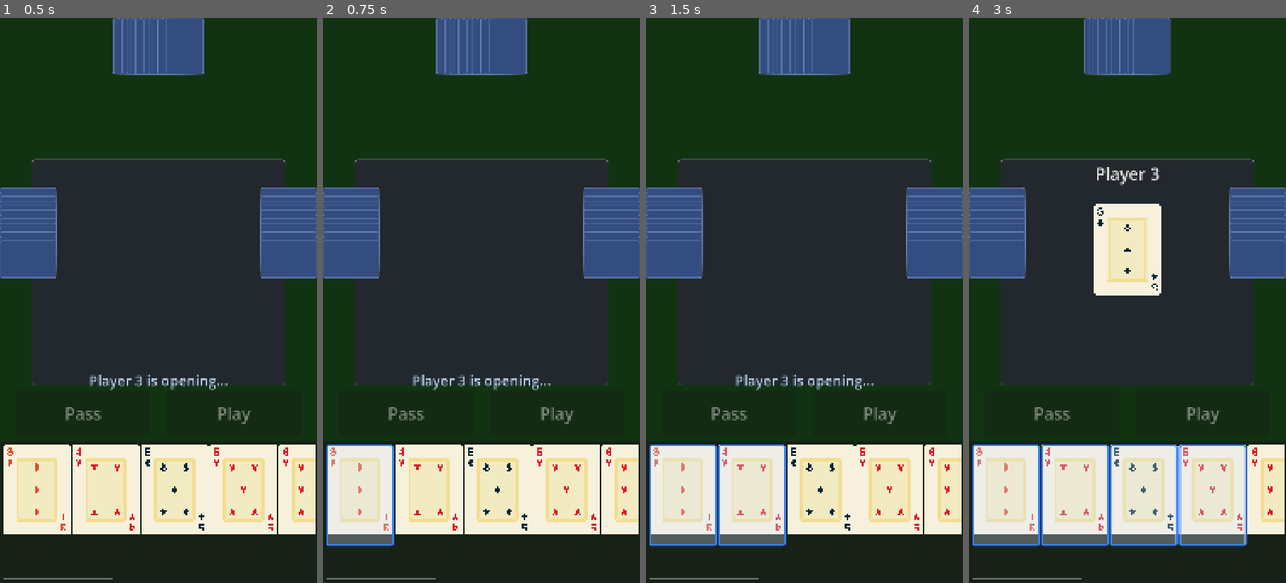
Above: before the commit, frames 1-4 (left to right).
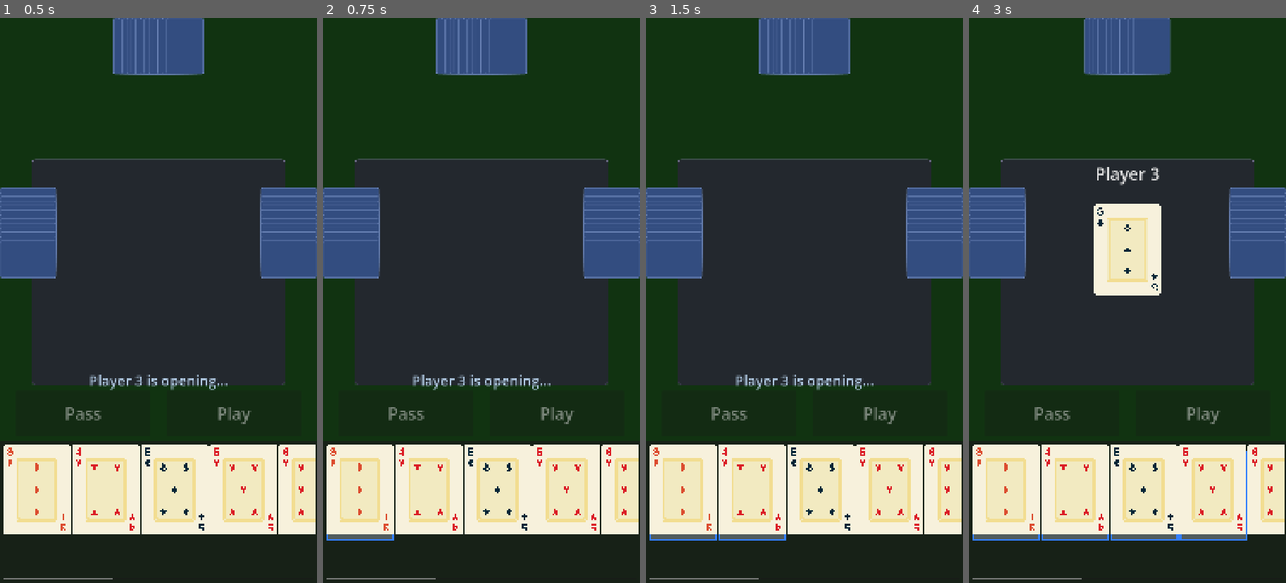
Above: after the commit, the same moments.

Repository: binhrobles/thirteen
Game: Godot game, scene res://scenes/main.tscn
The game is run twice, just before and just after one commit, with the same random seed, the same clock (stepped at 60 frames per second) and the same inputs.
Inputs (mouse positions are in pixels of both pictures, inside the frame that each line leads up to):
- Up to frame 1 (0.5 s): no input
- Up to frame 2 (0.75 s): tap Enter at 0.5 s; move the mouse to (361, 498) at 0.52 s; click (361, 498) at 0.67 s
- Up to frame 3 (1.5 s): tap Space at 1.25 s; move the mouse to (750, 498) at 1.27 s; click (750, 498) at 1.42 s
- Up to frame 4 (3 s): tap Enter at 2 s; move the mouse to (1143, 498) at 2.02 s; click (1143, 498) at 2.17 s; tap Space at 2.75 s; move the mouse to (1213, 498) at 2.77 s; click (1213, 498) at 2.92 s

Frame 1 is identical in both runs. In frame 2, 0.9% of the frame differs, in the area x 1-23%, y 75-94%; in frame 3, 1.9%; in frame 4, 4.4%, in the area x 1-88%, y 75-94%.

Commit message:
Fix selection overlay alignment using custom draw
Replaced Panel-based selection overlay with custom _draw() method
that calculates exact card bounds. Selection border now perfectly
aligns with cards regardless of aspect ratio or container size.

Co-Authored-By: Claude Sonnet 4.5 <noreply@anthropic.com>

Diff:
--- a/scripts/card_sprite.gd
+++ b/scripts/card_sprite.gd
@@ -6,8 +6,7 @@
 var card: Card
 var is_selected: bool = false
 
-@onready var texture_rect: TextureRect
-@onready var selection_panel: Panel
+var texture_rect: TextureRect
 
 ## Card dimensions as percentage of viewport height (mobile-friendly)
 ## On a 844px tall phone (iPhone 14), 18% = ~152px height
@@ -52,27 +51,6 @@
 	texture_rect.texture_filter = CanvasItem.TEXTURE_FILTER_NEAREST  # Crisp pixels
 	texture_rect.mouse_filter = Control.MOUSE_FILTER_IGNORE
 	add_child(texture_rect)
-
-	# Create selection panel (overlay for selection highlight)
-	selection_panel = Panel.new()
-	selection_panel.anchor_right = 1.0
-	selection_panel.anchor_bottom = 1.0
-	selection_panel.mouse_filter = Control.MOUSE_FILTER_IGNORE
-
-	var style_box := StyleBoxFlat.new()
-	style_box.bg_color = Color.TRANSPARENT
-	style_box.border_color = Color.TRANSPARENT
-	style_box.border_width_left = 0
-	style_box.border_width_right = 0
-	style_box.border_width_top = 0
-	style_box.border_width_bottom = 0
-	style_box.corner_radius_top_left = 8
-	style_box.corner_radius_top_right = 8
-	style_box.corner_radius_bottom_left = 8
-	style_box.corner_radius_bottom_right = 8
-
-	selection_panel.add_theme_stylebox_override("panel", style_box)
-	add_child(selection_panel)
 
 
 func setup(p_card: Card) -> void:
@@ -148,25 +126,45 @@
 func set_selected(selected: bool) -> void:
 	"""Toggle selected state with visual feedback"""
 	is_selected = selected
+	queue_redraw()  # Trigger _draw() to redraw the selection border
 
-	var style_box: StyleBoxFlat = selection_panel.get_theme_stylebox("panel")
 
-	if is_selected:
-		# Add glowing blue border and tint
-		style_box.border_color = SELECTED_BORDER_COLOR
-		style_box.border_width_left = SELECTED_BORDER_WIDTH
-		style_box.border_width_right = SELECTED_BORDER_WIDTH
-		style_box.border_width_top = SELECTED_BORDER_WIDTH
-		style_box.border_width_bottom = SELECTED_BORDER_WIDTH
-		style_box.bg_color = SELECTED_BG_TINT
+func _draw() -> void:
+	"""Draw selection highlight if selected"""
+	if not is_selected:
+		return
+
+	# Calculate actual card bounds (texture is aspect-fit within container)
+	var container_size := size
+	var texture_aspect := 96.0 / 128.0  # Card aspect ratio (width/height)
+	var container_aspect := container_size.x / container_size.y
+
+	var card_rect: Rect2
+	if container_aspect > texture_aspect:
+		# Container is wider - card is limited by height
+		var card_width := container_size.y * texture_aspect
+		var x_offset := (container_size.x - card_width) / 2.0
+		card_rect = Rect2(x_offset, 0, card_width, container_size.y)
 	else:
-		# Reset to transparent
-		style_box.border_color = Color.TRANSPARENT
-		style_box.border_width_left = 0
-		style_box.border_width_right = 0
-		style_box.border_width_top = 0
-		style_box.border_width_bottom = 0
-		style_box.bg_color = Color.TRANSPARENT
+		# Container is taller - card is limited by width
+		var card_height := container_size.x / texture_aspect
+		var y_offset := (container_size.y - card_height) / 2.0
+		card_rect = Rect2(0, y_offset, container_size.x, card_height)
+
+	# Draw selection border
+	draw_rect(card_rect, SELECTED_BG_TINT, true, -1)  # Background tint
+
+	# Draw border as rectangles
+	var border_width := float(SELECTED_BORDER_WIDTH)
+
+	# Top border
+	draw_rect(Rect2(card_rect.position.x, card_rect.position.y, card_rect.size.x, border_width), SELECTED_BORDER_COLOR)
+	# Bottom border
+	draw_rect(Rect2(card_rect.position.x, card_rect.position.y + card_rect.size.y - border_width, card_rect.size.x, border_width), SELECTED_BORDER_COLOR)
+	# Left border
+	draw_rect(Rect2(card_rect.position.x, card_rect.position.y, border_width, card_rect.size.y), SELECTED_BORDER_COLOR)
+	# Right border
+	draw_rect(Rect2(card_rect.position.x + card_rect.size.x - border_width, card_rect.position.y, border_width, card_rect.size.y), SELECTED_BORDER_COLOR)
 
 
 func _gui_input(event: InputEvent) -> void:
